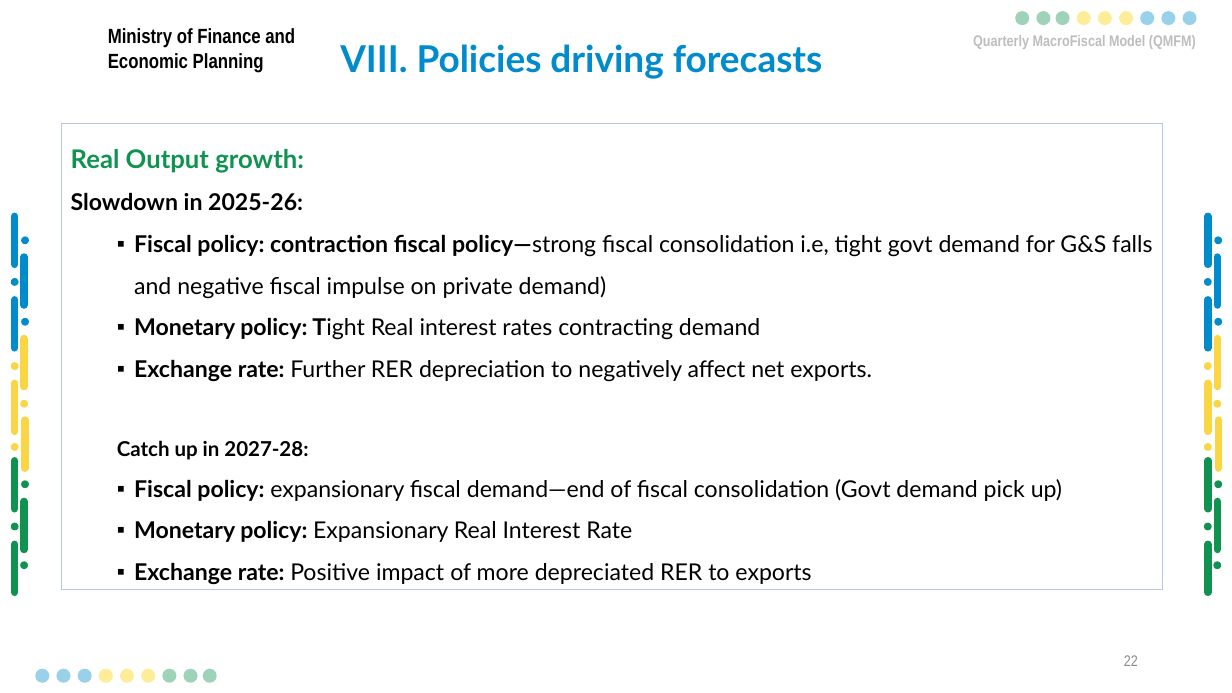
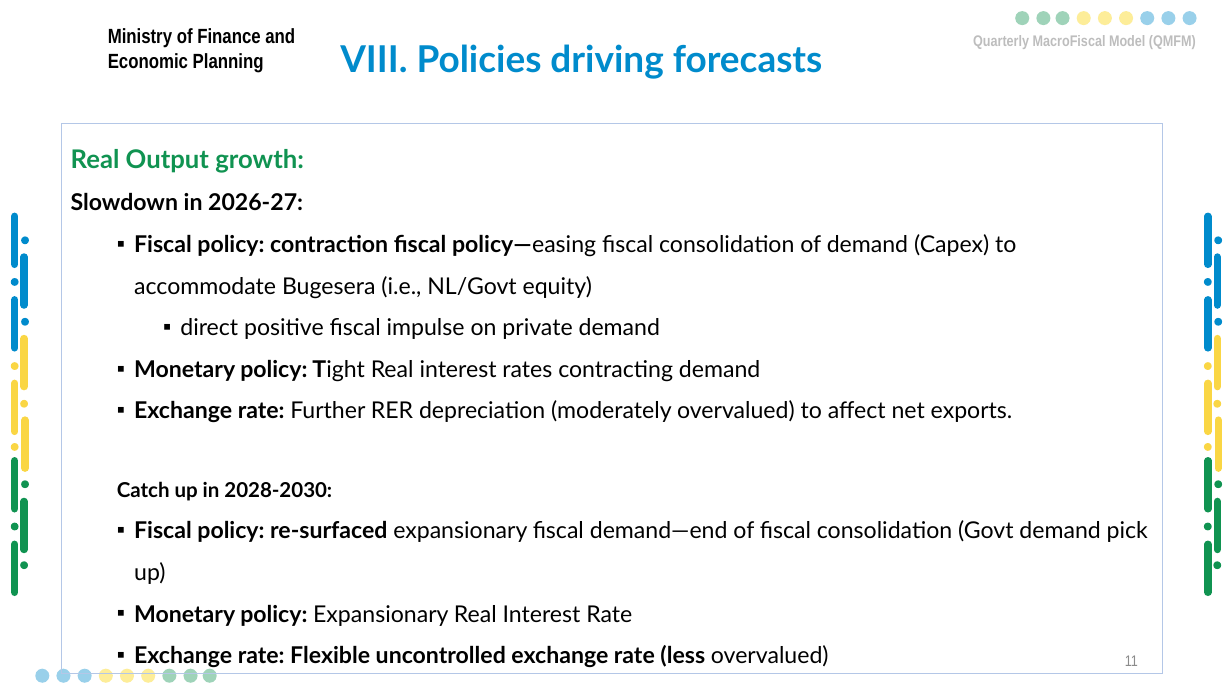
Before and after one commit to Karenzo2150/QMFM, a slide deck: slide 12 of docs/Presentations & BriefNotes/2025/September-round/QMFM Sept 2024 round Summary Outlook Presentation-LK March2ak-EvMRev - Copy.pptx (slide 23 before the commit). Drawn at 1232x693 pixels with LibreOffice and Linux fonts; fonts in the diff are those of the drawing; background and template pictures are left out. Boxes give left, top, right and bottom in pixels: in the first picture for what was removed or moved away, otherwise in the second. Text is boxed around its words. In the diff, an @@ line names an element or a change of style, - is before the commit and + after.

Commit message:
Updated forecast presentation

```diff
--- a/docs/Presentations & BriefNotes/2025/September-round/QMFM Sept 2024 round Summary Outlook Presentation-LK March2ak-EvMRev - Copy.pptx
+++ b/docs/Presentations & BriefNotes/2025/September-round/QMFM Sept 2024 round Summary Outlook Presentation-LK March2ak-EvMRev - Copy.pptx
@@ rectangle "Real Output growth:" resized from (x1=62, y1=123, x2=1164, y2=590) to (x1=62, y1=123, x2=1164, y2=673) @@
@@ text in rectangle at (x1=71, y1=192, x2=1016, y2=339): text changed @@
-Slowdown in 2025-26:
-  ▪ Fiscal policy: contraction fiscal policy—strong fiscal consolidation i.e, tight govt demand for G&S falls and negative fiscal impulse on private demand)
+Slowdown in 2026-27:
+  ▪ Fiscal policy: contraction fiscal policy—easing fiscal consolidation of demand (Capex) to accommodate Bugesera (i.e., NL/Govt equity)
+    ▪ direct positive fiscal impulse on private demand
@@ text in rectangle at (x1=117, y1=400, x2=1148, y2=584): text changed @@
-  ▪ Exchange rate: Further RER depreciation to negatively affect net exports.
-Catch up in 2027-28:
-  ▪ Fiscal policy: expansionary fiscal demand—end of fiscal consolidation (Govt demand pick up)
+  ▪ Exchange rate: Further RER depreciation (moderately overvalued) to affect net exports.
+Catch up in 2028-2030:
+  ▪ Fiscal policy: re-surfaced expansionary fiscal demand—end of fiscal consolidation (Govt demand pick up)
@@ text in rectangle at (x1=134, y1=645, x2=829, y2=667): text changed; bold on @@
-  ▪ Exchange rate: Positive impact of more depreciated RER to exports
+  ▪ Exchange rate: Flexible uncontrolled exchange rate (less overvalued)
@@ page number at (x1=1125, y1=655, x2=1138, y2=666): text changed @@
-22
+11
```
Also in this commit, not shown: 7 other slides changed, 1 slide added, 18 slides removed, 1 other file.
